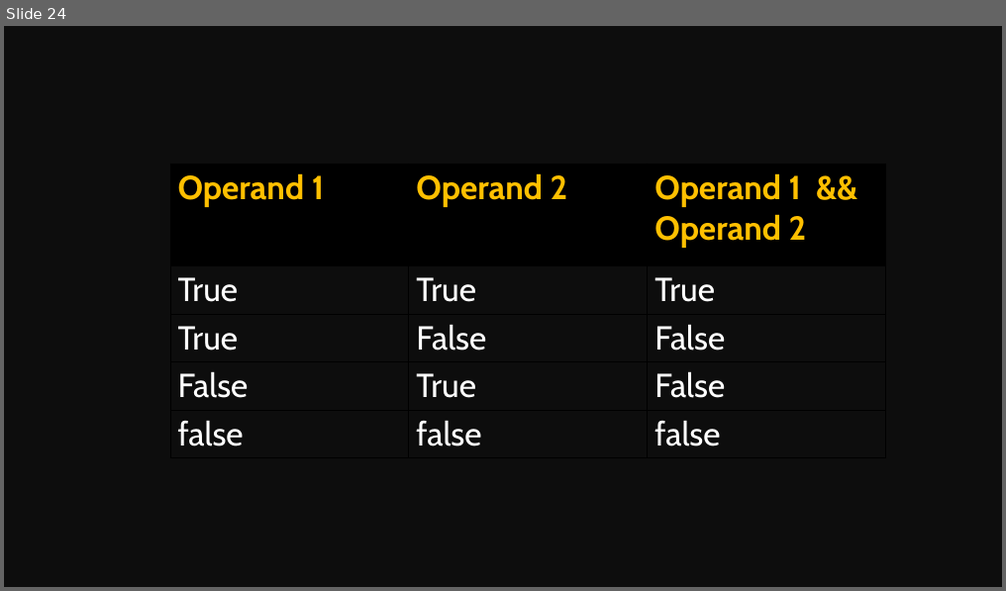
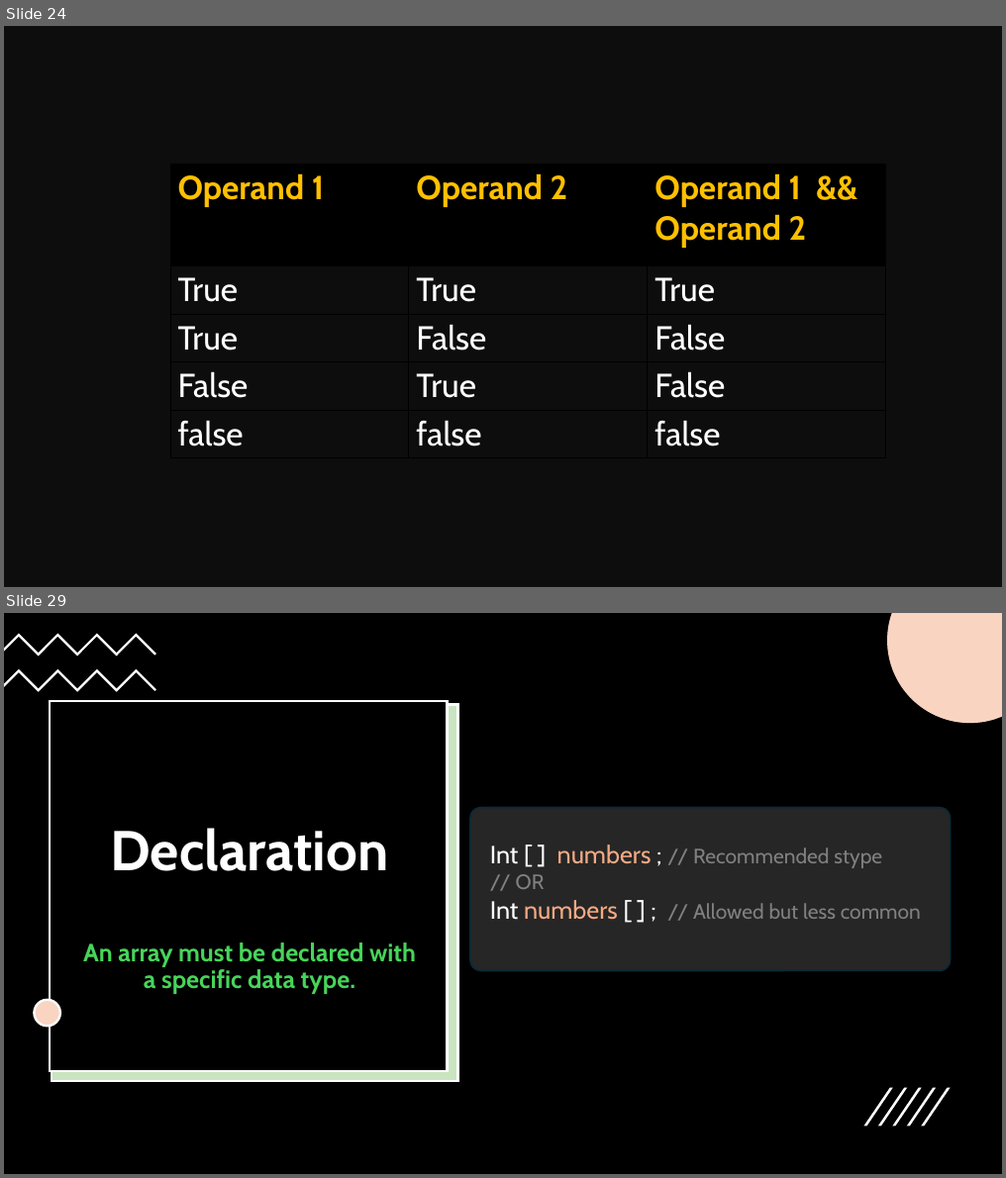
Before and after one commit to Mohitscodiclab/Java_Full_Course, a slide deck: JAVA.pptx. Shown one above the other, each under a label of ours: slide 24 before the commit, slides 24 and 29 after it; the slides between them are not shown. The pictures are 1006x591 and 1006x1178 pixels, drawn with LibreOffice and Linux fonts; fonts in the diff are those of the drawing. Boxes give left, top, right and bottom in pixels: in the first picture for what was removed or moved away, otherwise in the second. Text is boxed around its words. In the diff, an @@ line names an element or a change of style, - is before the commit and + after.

```diff
--- a/JAVA.pptx
+++ b/JAVA.pptx
@@ slide 29 added at bbox=[4, 613, 1002, 1174], background #FFFFFF @@
@@ rectangle added at bbox=[4, 613, 1002, 1174], fill #000000 @@
@@ freeform shape added at bbox=[4, 633, 156, 656], fill #FFFFFF @@
@@ freeform shape added at bbox=[887, 613, 1002, 723], fill #FFFFFF @@
@@ freeform shape added at bbox=[887, 613, 1002, 723], fill #E97132 at 30% opacity @@
@@ freeform shape added at bbox=[4, 669, 156, 691], fill #FFFFFF @@
@@ rectangle added at bbox=[50, 700, 448, 1071], fill #000000, outline #FFFFFF 2.25 pt @@
@@ rectangle added at bbox=[52, 704, 457, 1081], fill #FFFFFF, outline #FFFFFF 2.25 pt @@
@@ rectangle added at bbox=[52, 704, 457, 1081], fill #4EA72E at 30% opacity, outline #FFFFFF 2.25 pt @@
@@ rounded rectangle added at bbox=[470, 808, 950, 970], fill #262626, outline #092A39 1.5 pt @@
@@ text added at bbox=[110, 828, 388, 871], 54 pt, text #FFFFFF, bold @@
+Declaration
@@ text added at bbox=[490, 845, 921, 920], 20 pt, text #808080 @@
+Int [ ] numbers ; // Recommended stype
+// OR
+Int numbers [ ] ; // Allowed but less common
@@ text added at bbox=[83, 943, 416, 994], 24 pt, text #47D45A, bold @@
+An array must be declared with a specific data type.
@@ ellipse added at bbox=[34, 1000, 60, 1026], fill #FFFFFF @@
@@ ellipse added at bbox=[34, 1000, 60, 1026], fill #E97132 at 30% opacity, outline #FFFFFF 2.25 pt @@
@@ group added at bbox=[864, 1087, 950, 1126]: 5 freeform shapes @@
```
Also in this commit, not shown: 6 other slides added, 13 other files.
